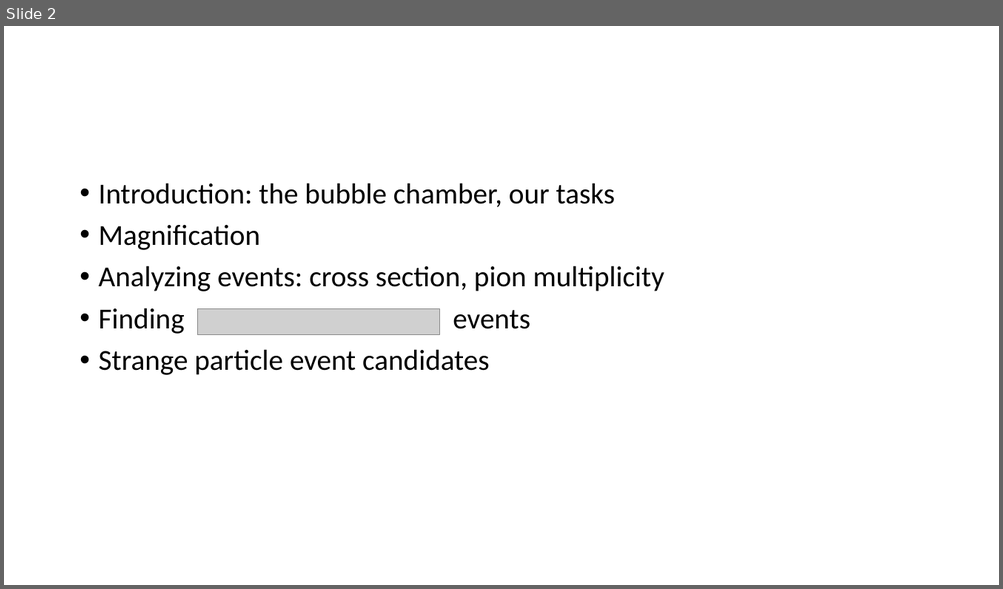
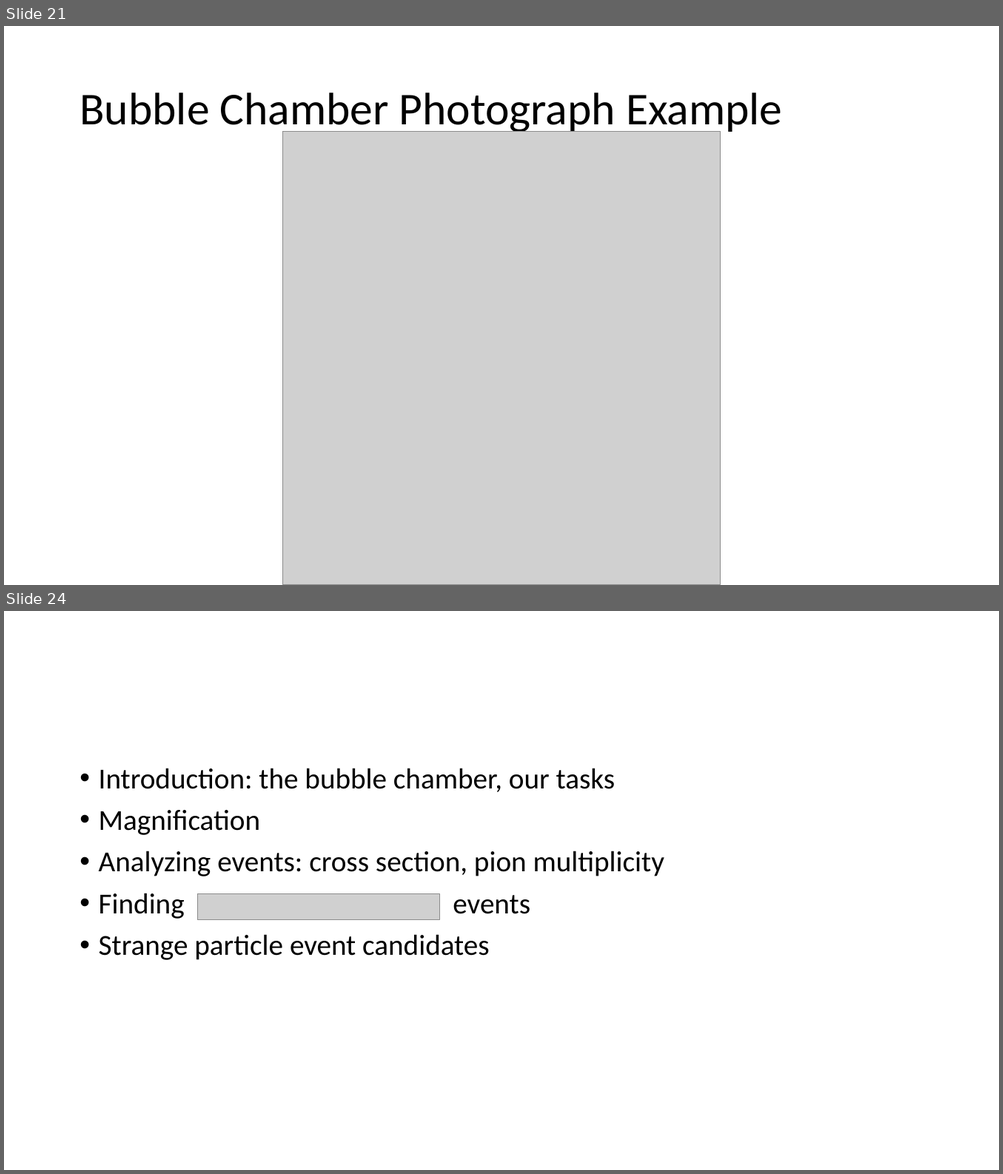
Before and after one commit to mitlabence/Lab18, a slide deck: Presentation/E212.pptx. Shown one above the other, each under a label of ours: slide 2 before the commit, slides 21 and 24 after it; the slides between them are not shown. The pictures are 1003x589 and 1003x1174 pixels, drawn with LibreOffice and Linux fonts; fonts in the diff are those of the drawing; grey boxes stand for pictures. Boxes give left, top, right and bottom in pixels: in the first picture for what was removed or moved away, otherwise in the second. Text is boxed around its words. In the diff, an @@ line names an element or a change of style, - is before the commit and + after.

```diff
--- a/Presentation/E212.pptx
+++ b/Presentation/E212.pptx
@@ slide 21 added at <box>4,26,999,585</box>, background #FFFFFF @@
@@ title added at <box>79,93,782,136</box>, 44 pt, text #000000 @@
+Bubble Chamber Photograph Example
@@ picture added at <box>283,131,720,585</box> @@
@@ what was slide 2 is now slide 24 @@
```
Also in this commit, not shown: 3 slides changed, 29 other slides added, 15 other files.
